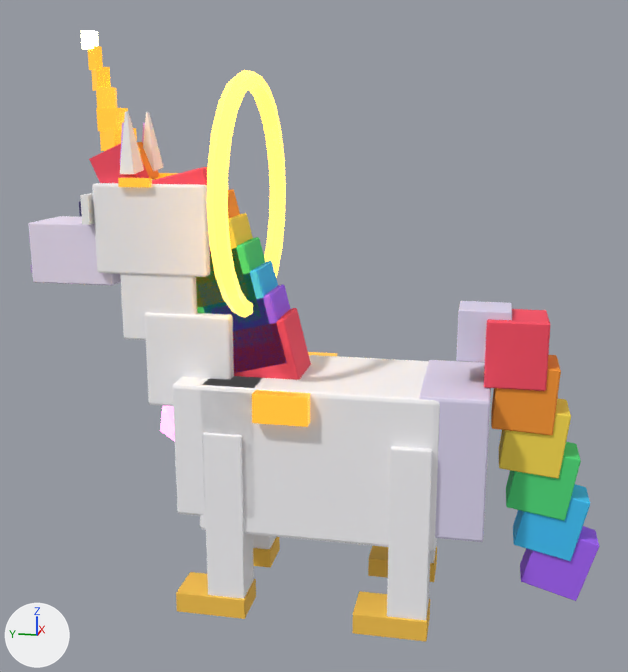
Before and after pictures for a commit that changed the glTF model public/models/pets/unicorn.glb.
One viewpoint serves both versions: a 50 mm camera at (-1.454, -0.291, 0.85) aimed at (-0.002, -0.001, 0.487). The lights are fixed; the arrows at lower left show +X, +Y and +Z. The picture after the commit comes second. Where no turn or scale is listed for an object, it has been applied to the vertices. Vertices at exactly the same position are counted once.

Names of what the first picture shows: 'body', 'ear.L', 'ear.R', 'head', 'leg.BL', 'leg.BR', 'leg.FL', 'leg.FR', 'tail'.
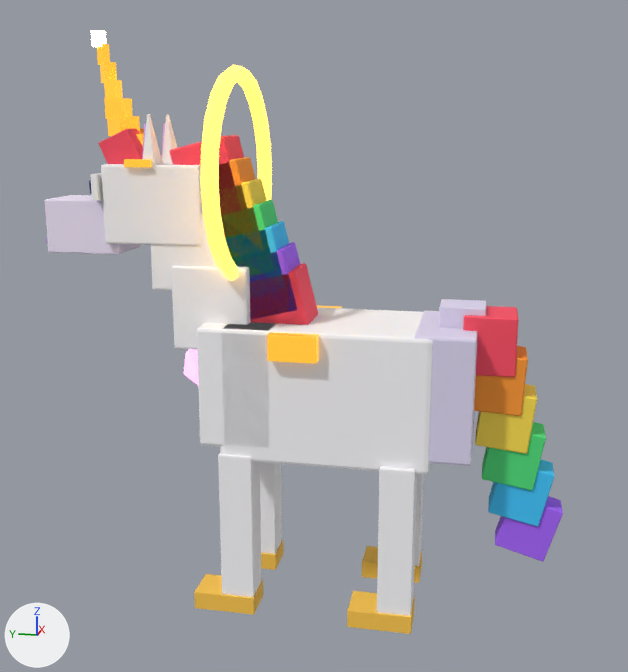
ob_root is not drawn itself; it is the parent of ob_tail.

Where the newer file only moved an object's origin or applied its transform, the numbers keep the older frame.

Where the change shows, as pixel boxes (x1, y1, x2, y2) in the pictures (628 x 672 px):
'body', moved, rescaled (12% narrower, 12% shorter): before (120, 167, 491, 551); after (151, 135, 477, 474)
'head', moved, rescaled (12% narrower, 12% shorter): before (29, 30, 286, 317); after (45, 30, 272, 281)
'tail', moved, rescaled (13% narrower, 12% shorter): before (456, 301, 599, 601); after (439, 299, 563, 562)
'leg.BR', rescaled (12% narrower, 14% shorter): before (352, 446, 432, 642); after (347, 466, 417, 634)
'leg.FR', rescaled (14% narrower, 13% shorter): before (176, 433, 256, 619); after (194, 453, 263, 615)
'leg.FL', rescaled: before (253, 535, 280, 567); after (260, 462, 284, 570)
'leg.BL', rescaled: before (368, 546, 437, 582); after (362, 474, 424, 583)
'ear.L', moved, rescaled: before (142, 112, 163, 171); after (161, 114, 177, 163)

Diff of the bpy script that builds the scene:
```diff
--- a/public/models/pets/unicorn.glb.py
+++ b/public/models/pets/unicorn.glb.py
@@ me_body @@
 # used by ob_body; location = (0.0, 0.0, 0.229)
-me_body.from_pydata(...)  # 548 vertices, 1028 faces; spans x -0.141..0.141, y -0.307..0.327, z -0.074..0.548
+me_body.from_pydata(...)  # 548 vertices, 1028 faces; spans x -0.123..0.123, y -0.282..0.273, z 0.055..0.599
+# me_body part 1: the whole mesh is scaled about its middle by 0.874, then moved by (0.0, -0.014, 0.09)
 me_body.materials.append(mat_blk_fdfcff)
@@ me_ear_l @@
 # used by ob_ear_l; location = (0.046, 0.306, 0.811)
-me_ear_l.from_pydata(...)  # 40 vertices, 72 faces; spans x -0.0186..0.0275, y -0.0127..0.0163, z -0.0453..0.0566
+me_ear_l.from_pydata(...)  # 40 vertices, 72 faces; spans x -0.0214..0.0188, y -0.0496..-0.0242, z -0.0361..0.053
+# me_ear_l part 2: the whole mesh is scaled about its middle by 0.874, then moved by (-0.0057, -0.0387, 0.0028)
 me_ear_l.materials.append(mat_blk_fdfcff)
@@ me_head @@
 # used by ob_head; location = (0.0, 0.252, 0.655)
-me_head.from_pydata(...)  # 547 vertices, 1002 faces; spans x -0.209..0.209, y -0.157..0.262, z -0.135..0.345
+me_head.from_pydata(...)  # 547 vertices, 1002 faces; spans x -0.182..0.182, y -0.137..0.23, z -0.075..0.345
+# me_head part 3: the whole mesh is scaled about its middle by 0.874, then moved by (0.0, -0.006, 0.03)
 me_head.materials.append(mat_blk_fdfcff)
@@ me_leg_bl @@
 # used by ob_leg_bl; location = (0.1, -0.186, 0.256)
-me_leg_bl.from_pydata(...)  # 112 vertices, 216 faces; spans x -0.038..0.038, y -0.035..0.091, z -0.256..0.083
+me_leg_bl.from_pydata(...)  # 112 vertices, 216 faces; spans x -0.046..0.021, y -0.007..0.103, z -0.256..0.04
+# me_leg_bl part 4: the whole mesh is scaled about its middle by 0.874, then moved by (-0.013, 0.02, -0.021)
 me_leg_bl.materials.append(mat_blk_fdfcff)
@@ me_leg_br @@
 # used by ob_leg_br; location = (-0.1, -0.186, 0.256)
-me_leg_br.from_pydata(...)  # 112 vertices, 216 faces; spans x -0.038..0.038, y -0.035..0.091, z -0.256..0.083
+me_leg_br.from_pydata(...)  # 112 vertices, 216 faces; spans x -0.021..0.046, y -0.007..0.103, z -0.256..0.04
+# me_leg_br part 5: the whole mesh is scaled about its middle by 0.874, then moved by (0.013, 0.02, -0.021)
 me_leg_br.materials.append(mat_blk_fdfcff)
@@ me_leg_fl @@
 # used by ob_leg_fl; location = (0.093, 0.133, 0.256)
-me_leg_fl.from_pydata(...)  # 112 vertices, 216 faces; spans x -0.038..0.038, y -0.035..0.091, z -0.256..0.083
+me_leg_fl.from_pydata(...)  # 112 vertices, 216 faces; spans x -0.045..0.022, y -0.048..0.063, z -0.256..0.04
+# me_leg_fl part 6: the whole mesh is scaled about its middle by 0.874, then moved by (-0.012, -0.02, -0.021)
 me_leg_fl.materials.append(mat_blk_fdfcff)
@@ me_leg_fr @@
 # used by ob_leg_fr; location = (-0.093, 0.133, 0.256)
-me_leg_fr.from_pydata(...)  # 112 vertices, 216 faces; spans x -0.038..0.038, y -0.035..0.091, z -0.256..0.083
+me_leg_fr.from_pydata(...)  # 112 vertices, 216 faces; spans x -0.022..0.045, y -0.048..0.063, z -0.256..0.04
+# me_leg_fr part 7: the whole mesh is scaled about its middle by 0.874, then moved by (0.012, -0.02, -0.021)
 me_leg_fr.materials.append(mat_blk_fdfcff)
@@ ob_root @@
 ob_root = bpy.data.objects.new('root', None)
-ob_root.location = (0.0, 0.0, -0.0629)
-ob_root.scale = (0.664, 0.664, 0.664)
+ob_root.location = (0.0, 0.0, 0.0171)
+ob_root.scale = (0.581, 0.581, 0.581)
```
